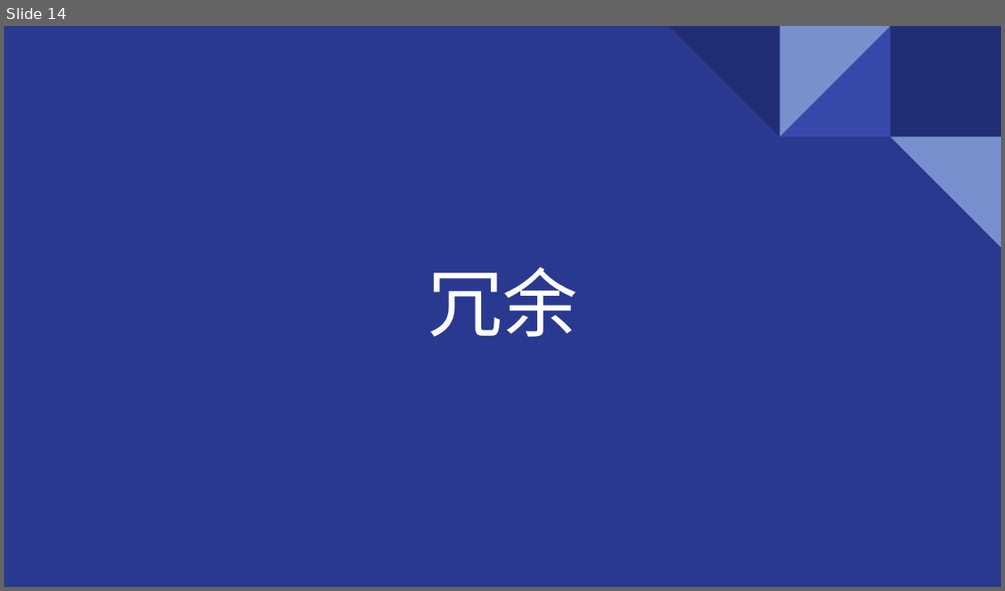
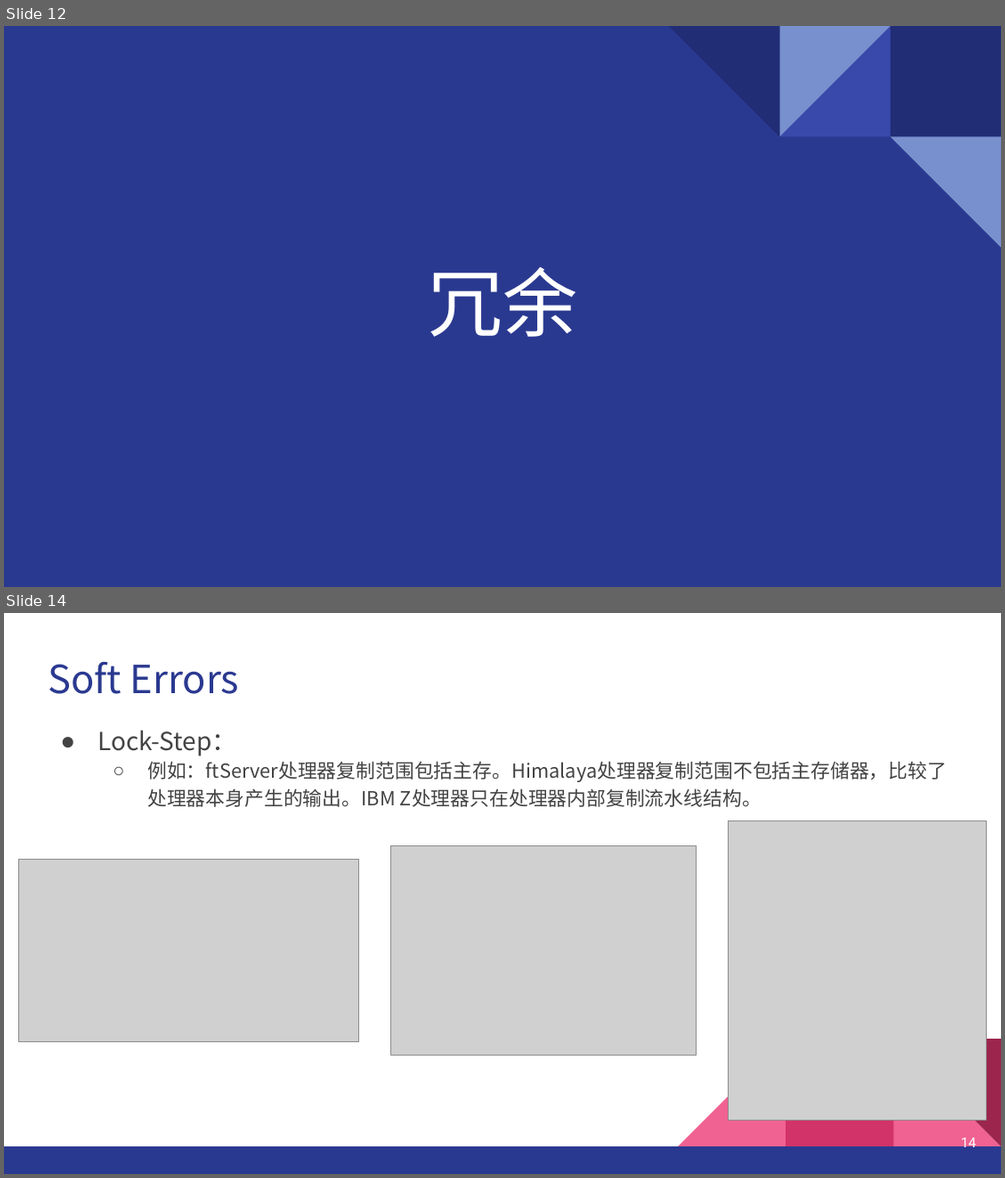
Before and after one commit to GentleBreezeBlow/R4_doc, a slide deck: Report/1-Soft Errors.pptx. Shown one above the other, each under a label of ours: slide 14 before the commit, slides 12 and 14 after it; the slides between them are not shown. The pictures are 1005x591 and 1005x1178 pixels, drawn with LibreOffice and Linux fonts; fonts in the diff are those of the drawing; grey boxes stand for pictures. Boxes give left, top, right and bottom in pixels: in the first picture for what was removed or moved away, otherwise in the second. Text is boxed around its words. In the diff, an @@ line names an element or a change of style, - is before the commit and + after.

```diff
--- a/Report/1-Soft Errors.pptx
+++ b/Report/1-Soft Errors.pptx
@@ slide 14 added at (x1=4, y1=613, x2=1001, y2=1174), background #FFFFFF @@
@@ title added at (x1=48, y1=661, x2=239, y2=694), 28 pt, text #2A3990 @@
+Soft Errors
@@ text added at (x1=97, y1=730, x2=947, y2=807), 14 pt, text #434343 @@
+● Lock-Step：
+  ○ 例如：ftServer处理器复制范围包括主存。Himalaya处理器复制范围不包括主存储器，比较了处理器本身产生的输出。IBM Z处理器只在处理器内部复制流水线结构。
@@ picture added at (x1=728, y1=821, x2=986, y2=1120) @@
@@ picture added at (x1=391, y1=846, x2=696, y2=1055) @@
@@ picture added at (x1=19, y1=860, x2=359, y2=1042) @@
@@ group added at (x1=4, y1=1038, x2=1001, y2=1174): 3 right triangles, 2 rectangles @@
@@ page number added at (x1=961, y1=1137, x2=976, y2=1151), 10 pt, text #FFFFFF @@
+14
@@ what was slide 14 is now slide 12 @@
```
Also in this commit, not shown: 3 slides changed, 2 other slides added.
